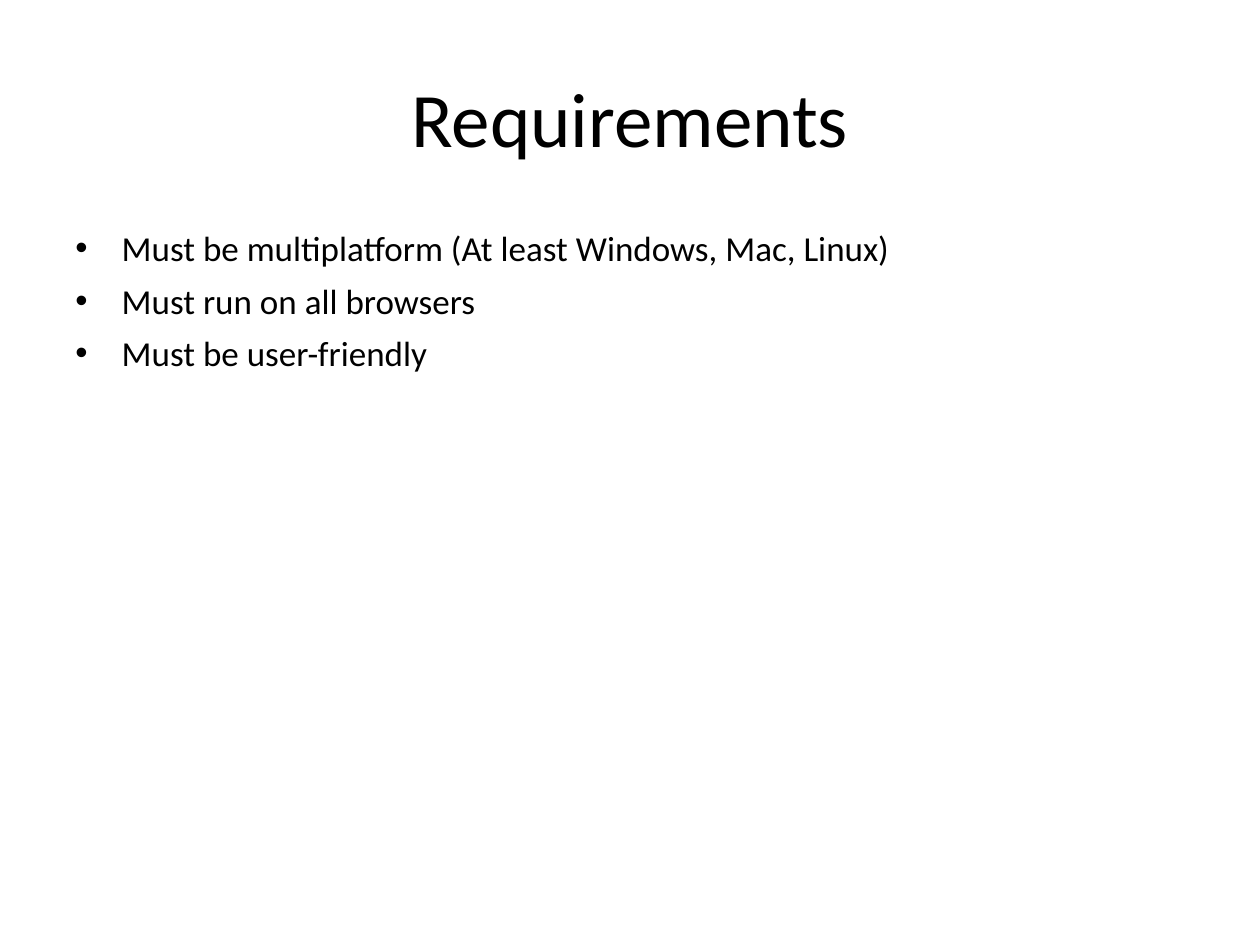
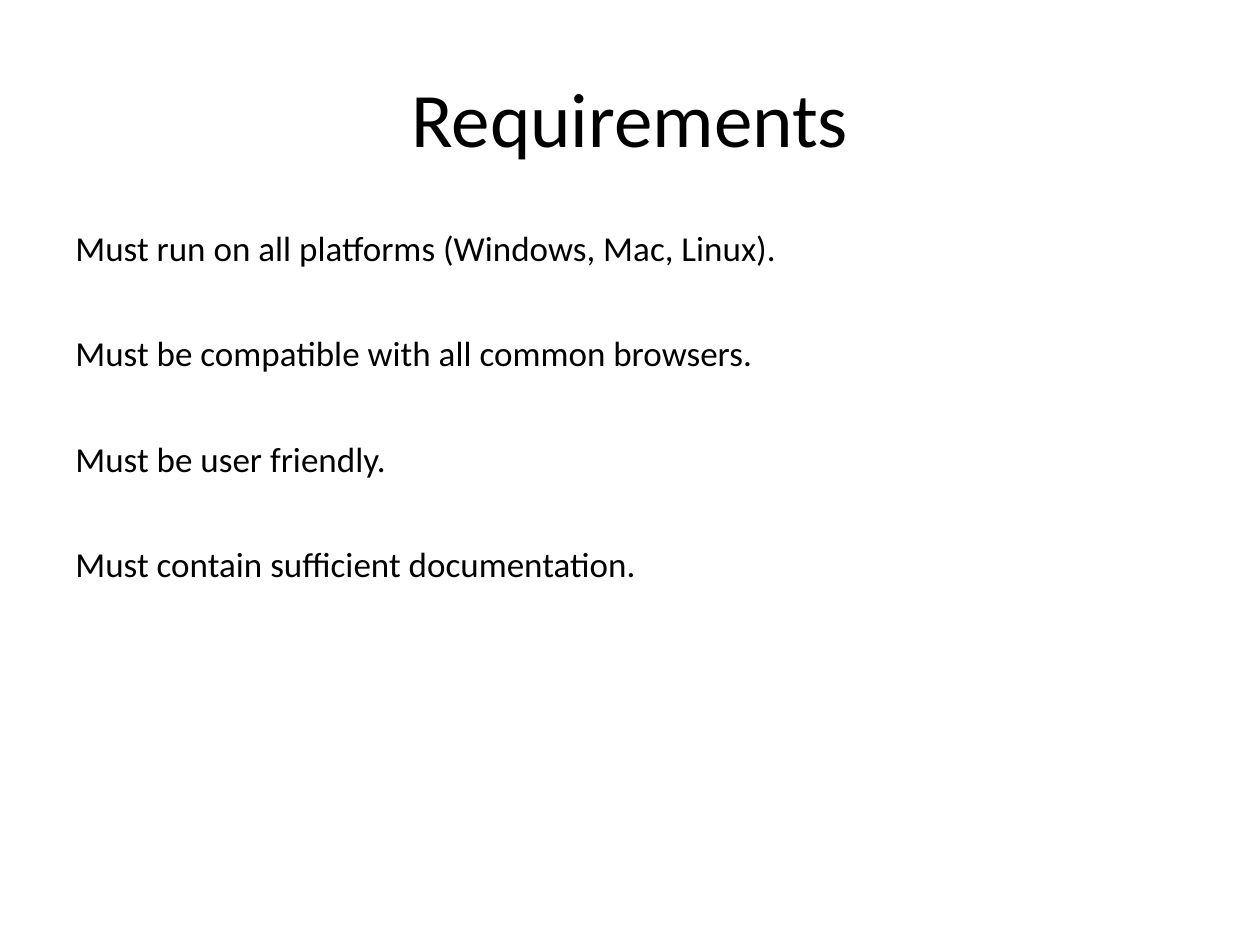
Before and after one commit to msolomon/gus, a slide deck: slide 2 of php/Gus.ppt. Drawn at 1260x945 pixels with LibreOffice and Linux fonts; fonts in the diff are those of the drawing; background and template pictures are left out. Boxes give left, top, right and bottom in pixels: in the first picture for what was removed or moved away, otherwise in the second. Text is boxed around its words. In the diff, an @@ line names an element or a change of style, - is before the commit and + after.

```diff
--- a/php/Gus.ppt
+++ b/php/Gus.ppt
@@ text at box(75, 235, 775, 578): text changed @@
-• Must be multiplatform (At least Windows, Mac, Linux)
-• Must run on all browsers
-• Must be user-friendly
+Must run on all platforms (Windows, Mac, Linux).
+Must be compatible with all common browsers.
+Must be user friendly.
+Must contain sufficient documentation.
```
Also in this commit, not shown: 1 other slide changed, 2 slides added, 4 slides removed, 1 other file.
